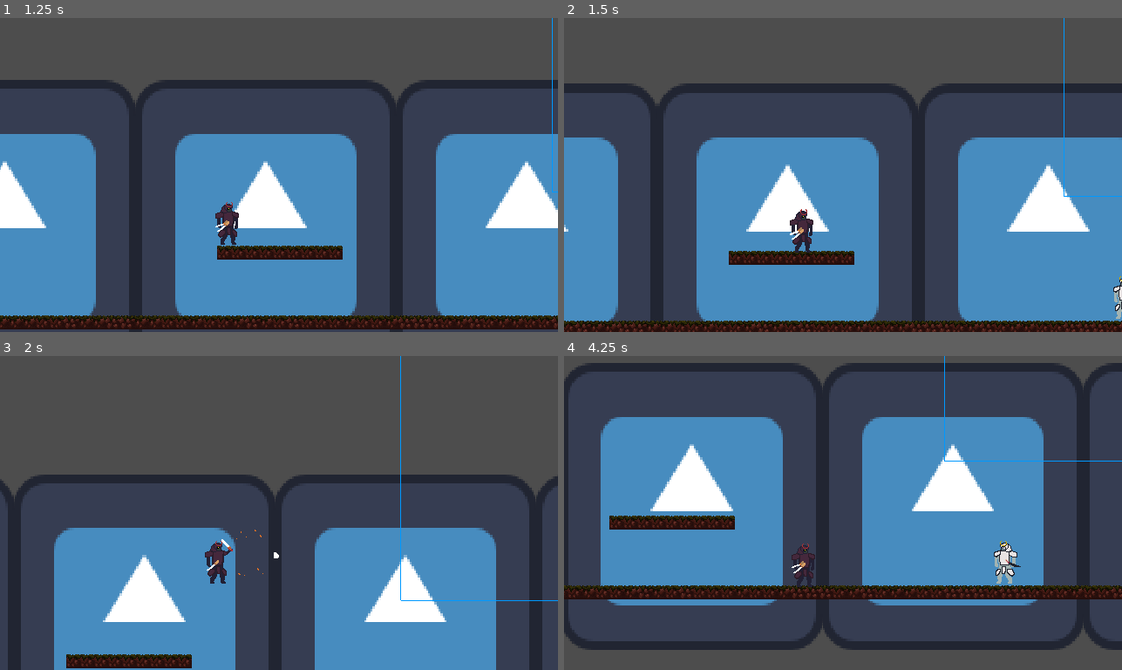
Above: before the commit, frames 1-4 (two rows, left to right).
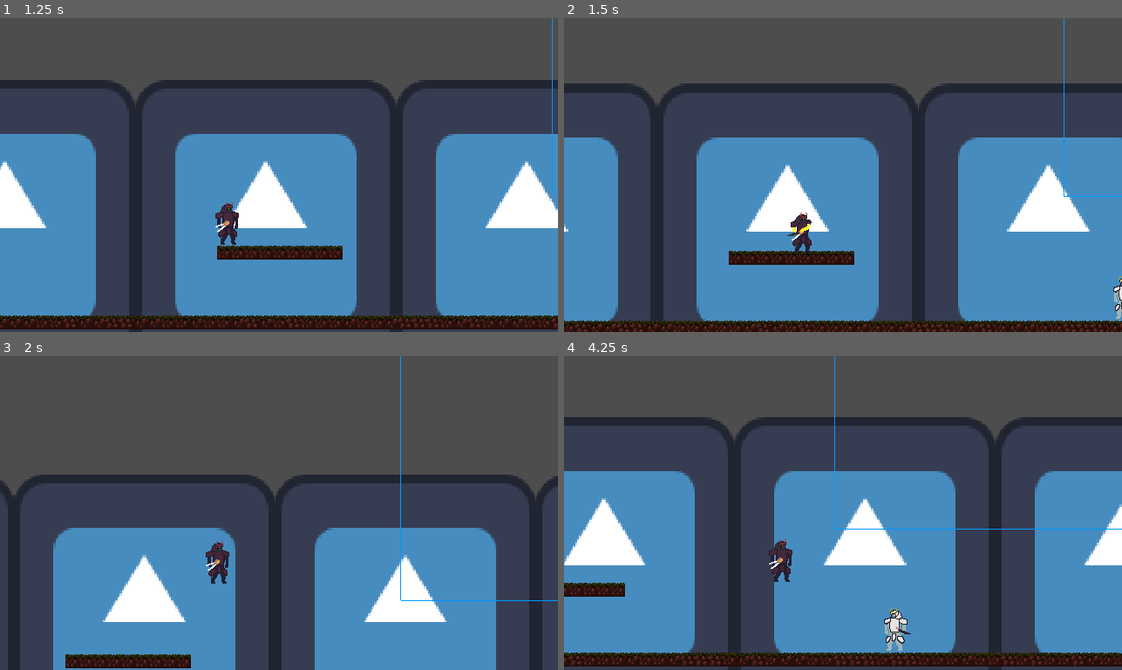
Above: after the commit, the same moments.

Repository: DEFSYDNEY/Yr12SEYearly
Game: Godot game, scene res://Levels/test_level.tscn
Same seed, same stepped clock (60 frames per second), same inputs: the game is played once before the commit and once after it. The engine's default icon, where the game draws it, is replaced by a stand-in: a white triangle on a blue panel in a dark square.
Inputs (mouse positions are in pixels of both pictures, inside the frame that each line leads up to):
- Up to frame 1 (1.25 s): move the mouse to (401, 159) at 0.52 s; hold D (right) from 0.53 s (still down); click (401, 159) at 0.6 s; tap Space (jump) at 0.77 s; right-click (401, 159) at 0.8 s
- Up to frame 2 (1.5 s): keep holding D (right); move the mouse to (731, 190) at 1.27 s; right-click (731, 190) at 1.35 s
- Up to frame 3 (2 s): keep holding D (right); tap Space (jump) at 1.52 s; click (167, 528) at 1.55 s
- Up to frame 4 (4.25 s): move the mouse to (898, 443) at 2.02 s; release D (right) at 2.03 s; hold A (left) 2.03-2.78 s; click (898, 443) at 2.1 s; right-click (898, 443) at 2.3 s; move the mouse to (815, 575) at 2.77 s; hold D (right) from 2.78 s (still down); right-click (815, 575) at 2.85 s; tap Space (jump) at 3.02, 3.77 s; click (815, 575) at 3.05 s; move the mouse to (1010, 560) at 3.52 s; click (1010, 560) at 3.6 s; right-click (1010, 560) at 3.8 s

Frame 1 is identical in both runs. In frame 2, 0.2% of the frame differs, in the area x 40-45%, y 60-75%; in frame 3, 0.6%; in frame 4, 66%, in the area x 0-100%, y 0-100%.

Commit message:
Player work
Added the barebones parry mechanic going to make the art for it then full implement

Diff:
--- a/Scripts/Enemies/enemy_white_raider.gd
+++ b/Scripts/Enemies/enemy_white_raider.gd
@@ -179,7 +179,7 @@
 		var frame = sprite.frame
 		if frame == 4 or frame == 5 or frame == 6:
 			sword_hitbox_collision.disabled = false
-			print("arrad")
+
 
 func _on_sword_hit_box_body_entered(body):
 	if body.is_in_group("Player"):
--- a/Scripts/player/player.gd
+++ b/Scripts/player/player.gd
@@ -22,6 +22,7 @@
 var coyote_timer = 0.0
 var camera_locked:bool = false
 var look_ahead_offset: Vector2 = Vector2.ZERO
+var parry_active :bool = false
 
 signal attack_started # So the ai can parry on time looking cooler
 
@@ -85,6 +86,10 @@
 		attack()
 		is_attacking = true
 
+	if Input.is_action_just_pressed("parry"):
+		parry()
+		parry_active = true
+
 	####### Handles the sword collisions #######   Use this to disable collision when rolling or copy for parrying
 	if sprite.animation == "Attack":
 		var frame = sprite.frame
@@ -131,6 +136,13 @@
 	queue_free()
 ###################################
 
+######## Parry ####################
+
+func parry():
+	sprite.play("Attack")
+
+###################################
+
 ######### Camera Locking and movement ##########
 func lock_camera_to_room(pos: Vector2, size: Vector2):
 	camera_locked = true
--- a/project.godot
+++ b/project.godot
@@ -33,23 +33,33 @@
 "deadzone": 0.2,
 "events": [Object(InputEventKey,"resource_local_to_scene":false,"resource_name":"","device":-1,"window_id":0,"alt_press …(191 unchanged characters)…
 , Object(InputEventKey,"resource_local_to_scene":false,"resource_name":"","device":-1,"window_id":0,"alt_pressed":false …(183 unchanged characters)…
+, Object(InputEventJoypadButton,"resource_local_to_scene":false,"resource_name":"","device":-1,"button_index":0,"pressure":0.0,"pressed":true,"script":null)
 ]
 }
 left={
 "deadzone": 0.2,
 "events": [Object(InputEventKey,"resource_local_to_scene":false,"resource_name":"","device":-1,"window_id":0,"alt_press …(191 unchanged characters)…
 , Object(InputEventKey,"resource_local_to_scene":false,"resource_name":"","device":-1,"window_id":0,"alt_pressed":false …(186 unchanged characters)…
+, Object(InputEventJoypadMotion,"resource_local_to_scene":false,"resource_name":"","device":-1,"axis":0,"axis_value":-1.0,"script":null)
 ]
 }
 right={
 "deadzone": 0.2,
 "events": [Object(InputEventKey,"resource_local_to_scene":false,"resource_name":"","device":-1,"window_id":0,"alt_press …(192 unchanged characters)…
 , Object(InputEventKey,"resource_local_to_scene":false,"resource_name":"","device":-1,"window_id":0,"alt_pressed":false …(186 unchanged characters)…
+, Object(InputEventJoypadMotion,"resource_local_to_scene":false,"resource_name":"","device":-1,"axis":0,"axis_value":1.0,"script":null)
 ]
 }
 attack={
 "deadzone": 0.2,
-"events": [Object(InputEventMouseButton,"resource_local_to_scene":false,"resource_name":"","device":-1,"window_id":0,"alt_pressed":false,"shift_pressed":false,"ctrl_pressed":false,"meta_pressed":false,"button_mask":0,"position":Vector2(0, 0),"global_position":Vector2(0, 0),"factor":1.0,"button_index":1,"canceled":false,"pressed":false,"double_click":false,"script":null)
+"events": [Object(InputEventJoypadButton,"resource_local_to_scene":false,"resource_name":"","device":-1,"button_index":10,"pressure":0.0,"pressed":true,"script":null)
+, Object(InputEventMouseButton,"resource_local_to_scene":false,"resource_name":"","device":-1,"window_id":0,"alt_pressed":false,"shift_pressed":false,"ctrl_pressed":false,"meta_pressed":false,"button_mask":1,"position":Vector2(437, 20),"global_position":Vector2(446, 68),"factor":1.0,"button_index":1,"canceled":false,"pressed":true,"double_click":false,"script":null)
+]
+}
+parry={
+"deadzone": 0.2,
+"events": [Object(InputEventMouseButton,"resource_local_to_scene":false,"resource_name":"","device":-1,"window_id":0,"alt_pressed":false,"shift_pressed":false,"ctrl_pressed":false,"meta_pressed":false,"button_mask":2,"position":Vector2(279, 14),"global_position":Vector2(288, 62),"factor":1.0,"button_index":2,"canceled":false,"pressed":true,"double_click":false,"script":null)
+, Object(InputEventJoypadButton,"resource_local_to_scene":false,"resource_name":"","device":-1,"button_index":9,"pressure":0.0,"pressed":true,"script":null)
 ]
 }
 
